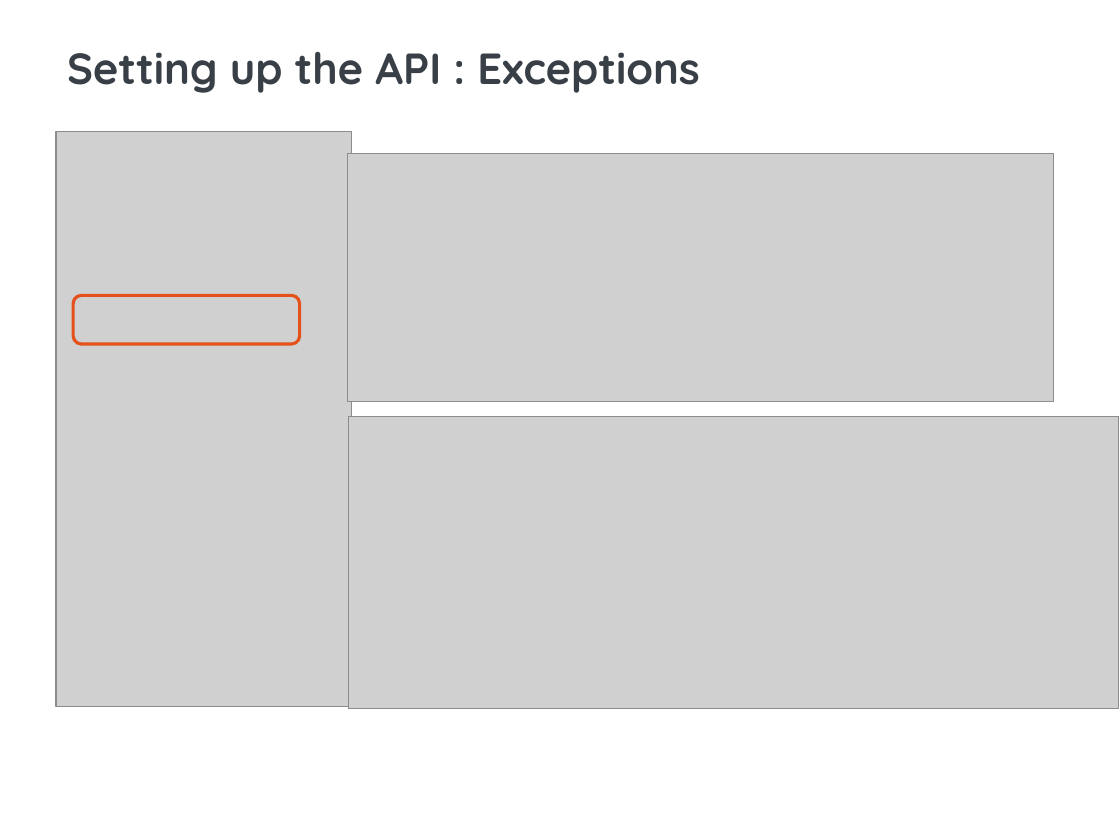
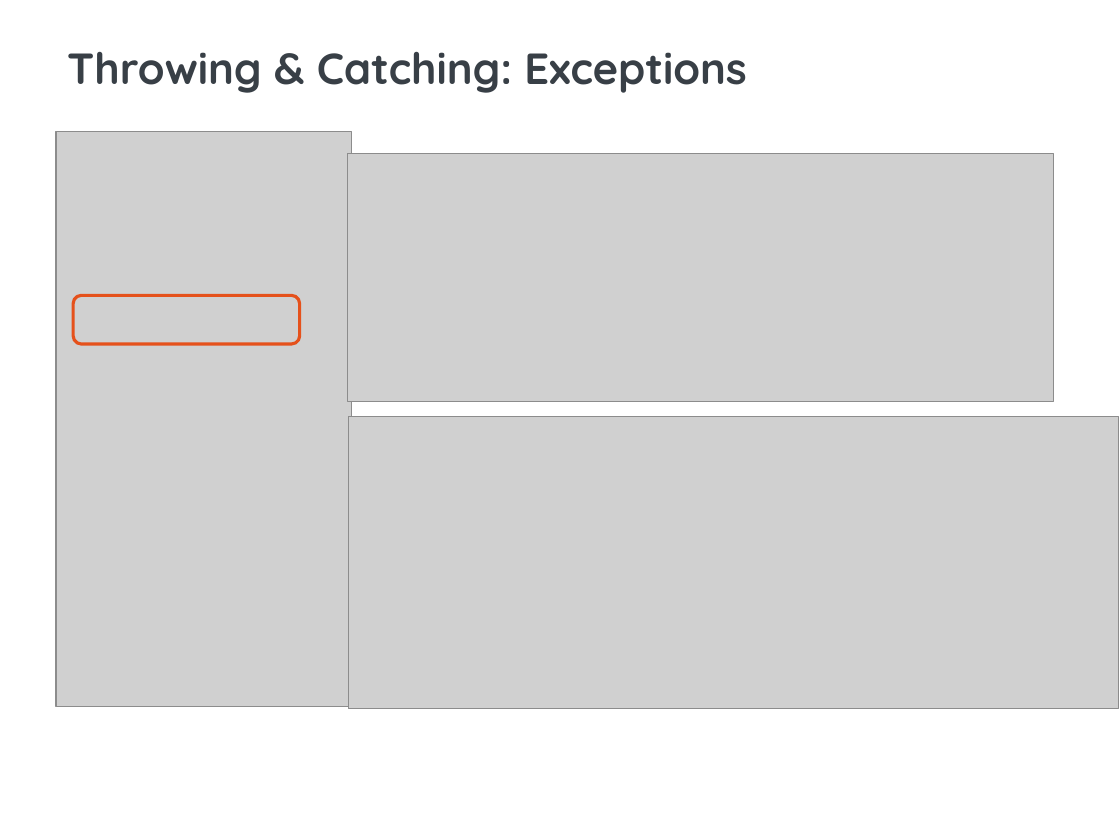
Before and after one commit to BlueInt32/prez_error_handling, a slide deck: slide 30 of Error Handling presentation.pptx (slide 28 before the commit). Drawn at 1120x840 pixels with LibreOffice and Linux fonts; fonts in the diff are those of the drawing; grey boxes stand for pictures; background and template pictures are left out. Boxes give left, top, right and bottom in pixels: in the first picture for what was removed or moved away, otherwise in the second. Text is boxed around its words. In the diff, an @@ line names an element or a change of style, - is before the commit and + after.

```diff
--- a/Error Handling presentation.pptx
+++ b/Error Handling presentation.pptx
@@ title at (x1=67, y1=52, x2=746, y2=93): text changed @@
-Setting up the API : Exceptions
+Throwing & Catching: Exceptions
```
Also in this commit, not shown: 3 other slides changed, 4 slides added, 1 slide removed, 1 other file.
